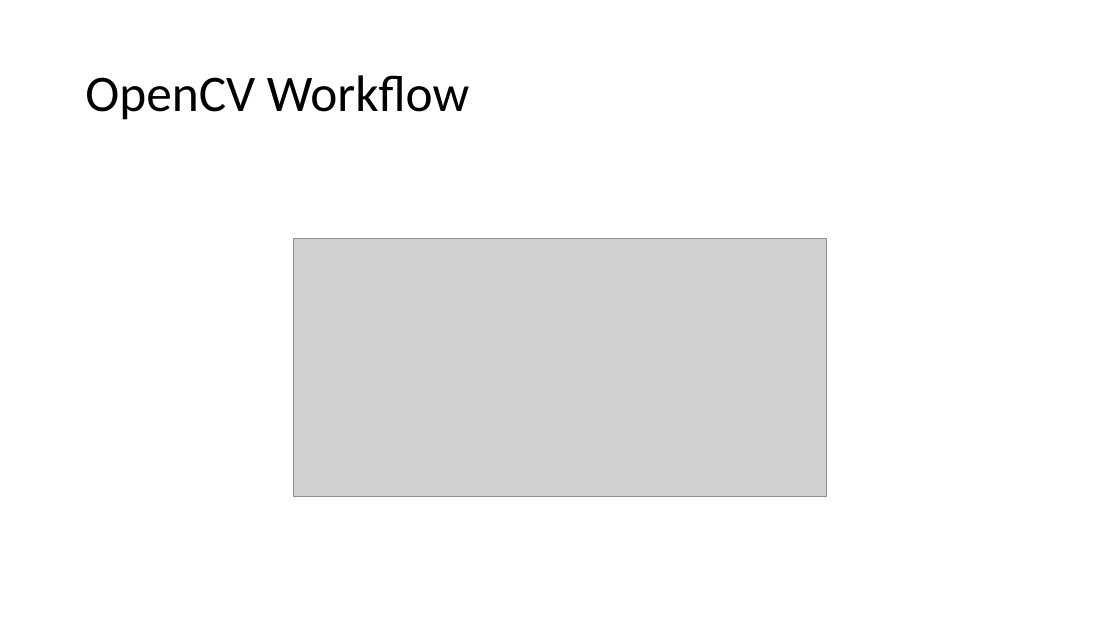
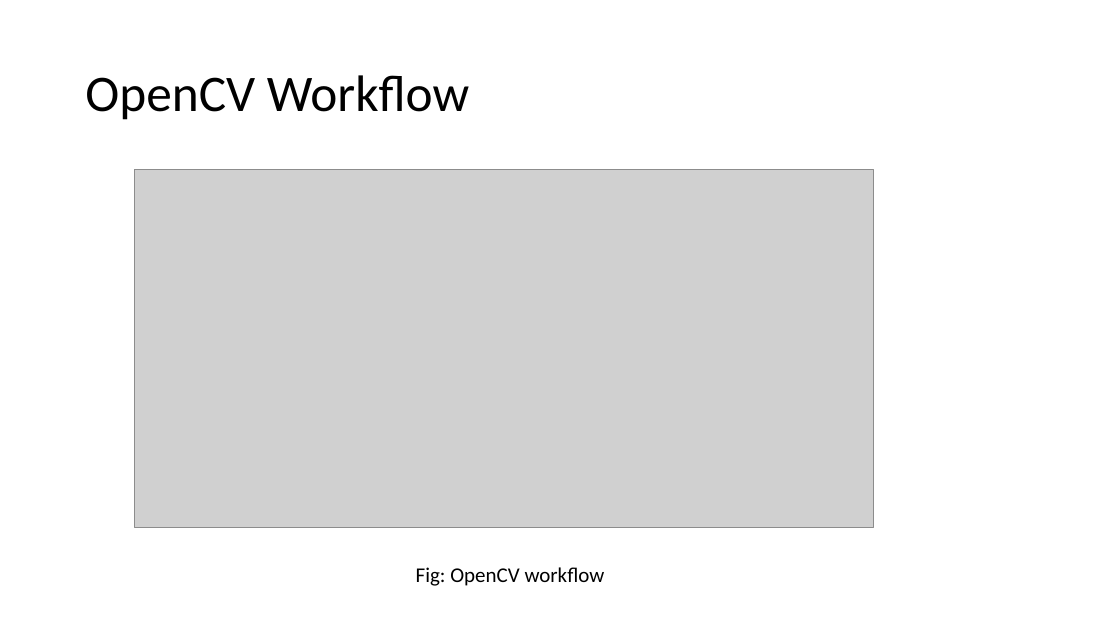
Before and after one commit to IkramulMurad/Face-detection, a slide deck: slide 6 of Book/Facial Key-points Detection.pptx. Drawn at 1120x630 pixels with LibreOffice and Linux fonts; fonts in the diff are those of the drawing; grey boxes stand for pictures. Boxes give left, top, right and bottom in pixels: in the first picture for what was removed or moved away, otherwise in the second. Text is boxed around its words. In the diff, an @@ line names an element or a change of style, - is before the commit and + after.

```diff
--- a/Book/Facial Key-points Detection.pptx
+++ b/Book/Facial Key-points Detection.pptx
@@ picture: place and size @@
-picture at <box>293,239,827,497</box>
+picture at <box>134,170,874,527</box>
@@ text added at <box>416,567,605,586</box>, 18 pt, text #000000 @@
+Fig: OpenCV workflow
```
Also in this commit, not shown: 10 other slides changed, 5 slides added.
